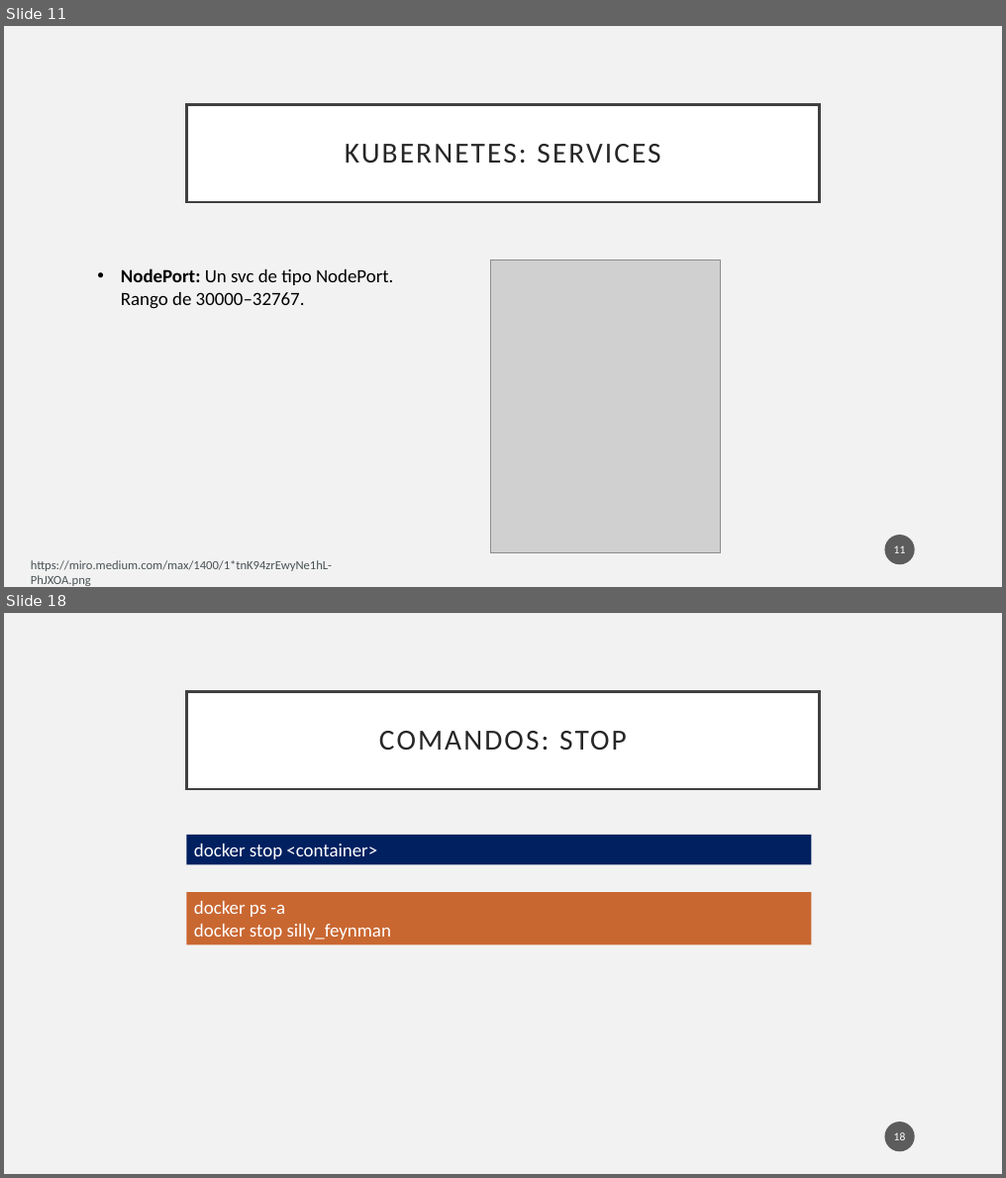
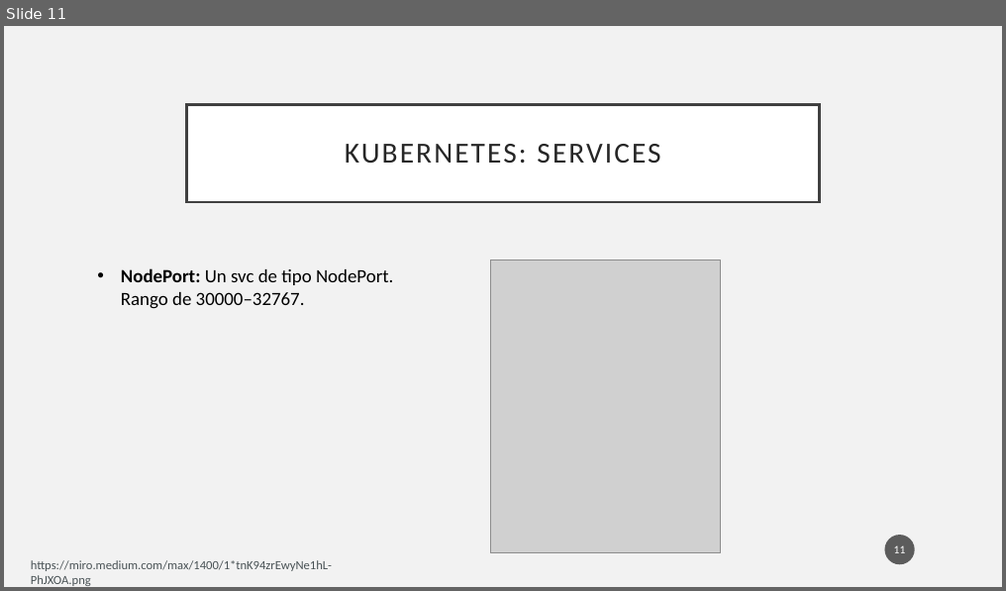
Before and after one commit to pablodevrzmz/python-docker-k8s-workshop, a slide deck: week 3/week_3.pptx. Shown one above the other, each under a label of ours: slides 11 and 18 before the commit, slide 11 after it; the slides between them are not shown. The pictures are 1006x1178 and 1006x591 pixels, drawn with LibreOffice and Linux fonts; fonts in the diff are those of the drawing; grey boxes stand for pictures. Boxes give left, top, right and bottom in pixels: in the first picture for what was removed or moved away, otherwise in the second. Text is boxed around its words. In the diff, an @@ line names an element or a change of style, - is before the commit and + after.

```diff
--- a/week 3/week_3.pptx
+++ b/week 3/week_3.pptx
@@ slide 18 removed at [4,613,1002,1174], background #F2F2F2 @@
@@ title removed at [187,691,819,789] @@
-COMANDOS: STOP
@@ rectangle removed at [187,835,811,864] @@
-docker stop <container>
@@ rectangle removed at [187,892,811,946] @@
-docker ps -a
-docker stop silly_feynman
@@ page number removed at [885,1122,915,1152] @@
-18
```
Also in this commit, not shown: 13 slides added, 26 other slides removed, 13 other files.
